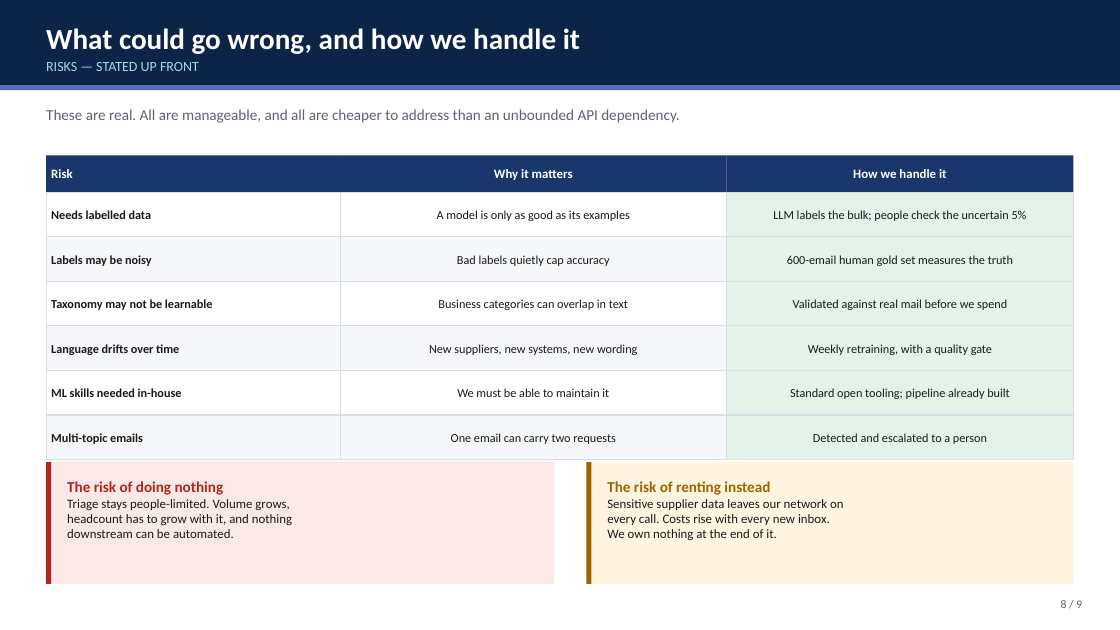
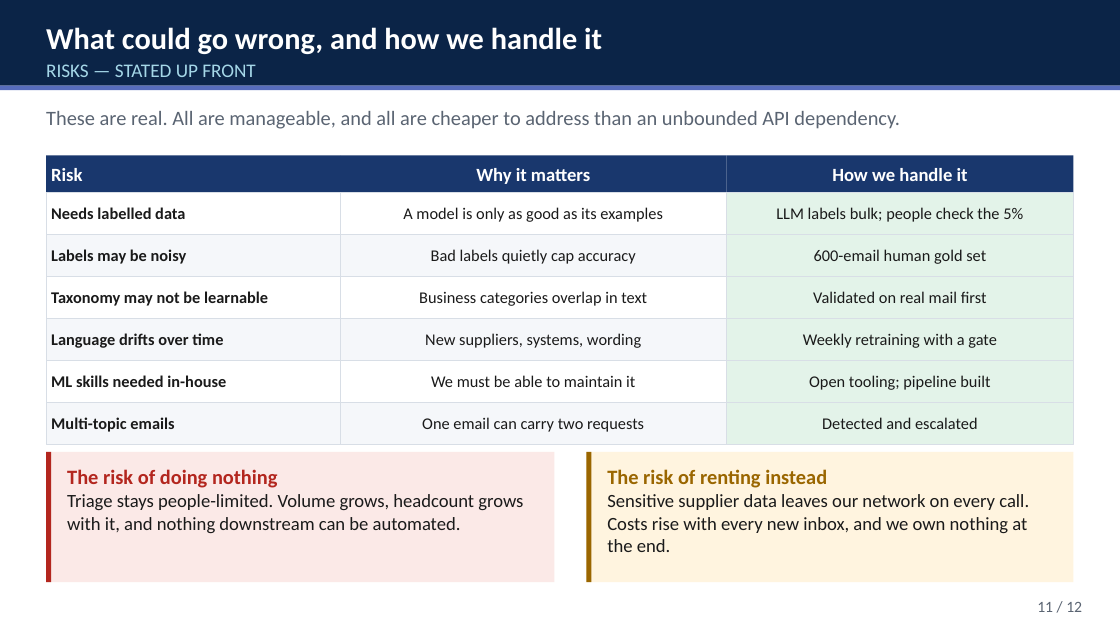
Before and after one commit to orapeasant/emailintent, a slide deck: slide 11 of docs/email_intent_briefing.pptx (slide 8 before the commit). Drawn at 1120x630 pixels with LibreOffice and Linux fonts; fonts in the diff are those of the drawing. Boxes give left, top, right and bottom in pixels: in the first picture for what was removed or moved away, otherwise in the second. Text is boxed around its words. In the diff, an @@ line names an element or a change of style, - is before the commit and + after.

```diff
--- a/docs/email_intent_briefing.pptx
+++ b/docs/email_intent_briefing.pptx
@@ title "What could go wrong, and ..." at [46,27,602,54]: size 25 to 26 pt @@
@@ text "RISKS — STATED UP FRONT" at [46,64,255,77]: size 12 to 16.5 pt @@
@@ text "These are real. All are ..." at [46,111,900,129]: size 13 to 17.5 pt @@
@@ size 11 to 16 pt in 3 elements at [46,155,340,192], [340,155,727,192], [727,155,1074,192] @@
@@ text in rectangle at [776,207,1023,222]: text changed; size 10.5 to 14 pt @@
-LLM labels the bulk; people check the uncertain 5%
+LLM labels bulk; people check the 5%
@@ text in rectangle at [814,249,986,264]: text changed; size 10.5 to 14 pt @@
-600-email human gold set measures the truth
+600-email human gold set
@@ text in rectangle at [419,291,647,306]: text changed; size 10.5 to 14 pt @@
-Business categories can overlap in text
+Business categories overlap in text
@@ 6 rectangles: place and size @@
-6 rectangles at [46,237,1074,326]
+6 rectangles at [46,234,1074,318]
@@ text in rectangle at [813,291,987,303]: text changed; size 10.5 to 14 pt @@
-Validated against real mail before we spend
+Validated on real mail first
@@ text in rectangle at [425,333,641,348]: text changed; size 10.5 to 14 pt @@
-New suppliers, new systems, new wording
+New suppliers, systems, wording
@@ text in rectangle at [803,333,997,348]: text changed; size 10.5 to 14 pt @@
-Weekly retraining, with a quality gate
+Weekly retraining with a gate
@@ 6 rectangles: place and size @@
-6 rectangles at [46,326,1074,415]
+6 rectangles at [46,318,1074,402]
@@ text in rectangle at [809,375,990,390]: text changed; size 10.5 to 14 pt @@
-Standard open tooling; pipeline already built
+Open tooling; pipeline built
@@ size 10.5 to 14 pt in 10 elements at [340,192,727,234], [46,192,340,234], [340,234,727,276], [46,234,340,276], [46,276,340,318], [46,318,340,360], [340,360,727,402], [46,360,340,402], [340,402,727,444], [46,402,340,444] @@
@@ 3 rectangles: place and size @@
-3 rectangles at [46,415,1074,460]
+3 rectangles at [46,402,1074,444]
@@ text in rectangle at [822,417,978,429]: text changed; size 10.5 to 14 pt @@
-Detected and escalated to a person
+Detected and escalated
@@ rectangle: place and size @@
-rectangle at [46,462,555,584]
+rectangle at [46,452,555,582]
@@ rectangle: place and size @@
-rectangle at [46,462,51,584]
+rectangle at [46,452,51,582]
@@ text at [67,469,278,488]: size 13 to 17.5 pt in "The risk of doing nothing" @@
@@ text "The risk of doing nothing": place and size @@
-text "The risk of doing nothing" at [67,481,292,538]
+text "The risk of doing nothing" at [67,469,523,533]
@@ rectangle: place and size @@
-rectangle at [586,462,1074,584]
+rectangle at [586,452,1074,582]
@@ rectangle: place and size @@
-rectangle at [586,462,592,584]
+rectangle at [586,452,592,582]
@@ text at [607,469,827,488]: size 13 to 17.5 pt in "The risk of renting instead" @@
@@ text "The risk of renting instead": place and size @@
-text "The risk of renting instead" at [607,481,843,540]
+text "The risk of renting instead" at [607,469,1029,552]
@@ text at [67,494,523,533]: text changed; size 11 to 16 pt @@
-Triage stays people-limited. Volume grows,
-headcount has to grow with it, and nothing
-downstream can be automated.
+Triage stays people-limited. Volume grows, headcount grows with it, and nothing downstream can be automated.
@@ text at [607,494,1029,552]: text changed; size 11 to 16 pt @@
-Sensitive supplier data leaves our network on
-every call. Costs rise with every new inbox.
-We own nothing at the end of it.
+Sensitive supplier data leaves our network on every call. Costs rise with every new inbox, and we own nothing at the end.
@@ text at [1037,602,1082,612]: text changed; size 10 to 13.5 pt @@
-8 / 9
+11 / 12
```
Also in this commit, not shown: 8 other slides changed, 3 slides added, 2 other files.
